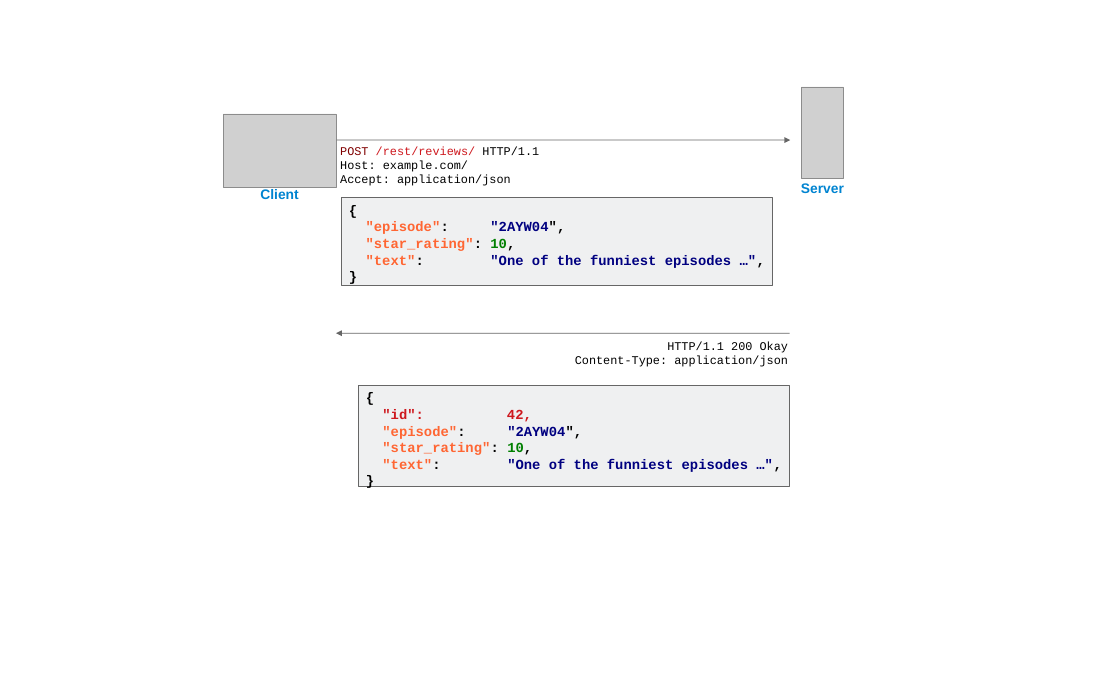
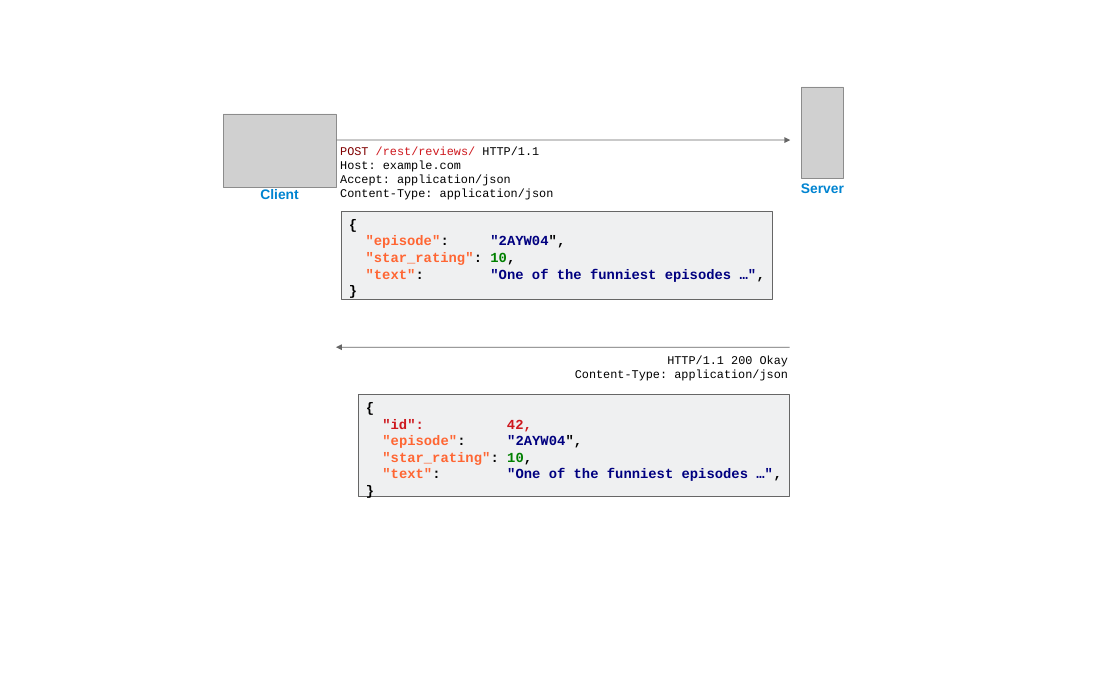
Before and after one commit to DennisSchulmeister/dhbwka-wwi-vertsys-2018-folien, a slide deck: slide 1 of static/3-webservices/rest/_src/http-post.odp. Drawn at 1120x700 pixels with LibreOffice and Linux fonts; fonts in the diff are those of the drawing; grey boxes stand for pictures. Boxes give left, top, right and bottom in pixels: in the first picture for what was removed or moved away, otherwise in the second. Text is boxed around its words. In the diff, an @@ line names an element or a change of style, - is before the commit and + after.

```diff
--- a/static/3-webservices/rest/_src/http-post.odp
+++ b/static/3-webservices/rest/_src/http-post.odp
@@ text at [340, 161, 461, 172]: text changed @@
-Host: example.com/
+Host: example.com
@@ text at [340, 189, 554, 200]: paragraph added @@
+Content-Type: application/json
@@ 1 rectangle, 1 text, 1 arrow: place and size @@
-1 rectangle, 1 text, 1 arrow at [336, 198, 789, 367]
+1 rectangle, 1 text, 1 arrow at [336, 211, 789, 381]
@@ rectangle "{": place and size @@
-rectangle "{" at [358, 385, 789, 486]
+rectangle "{" at [358, 395, 789, 496]
```
Also in this commit, not shown: 23 other files.
